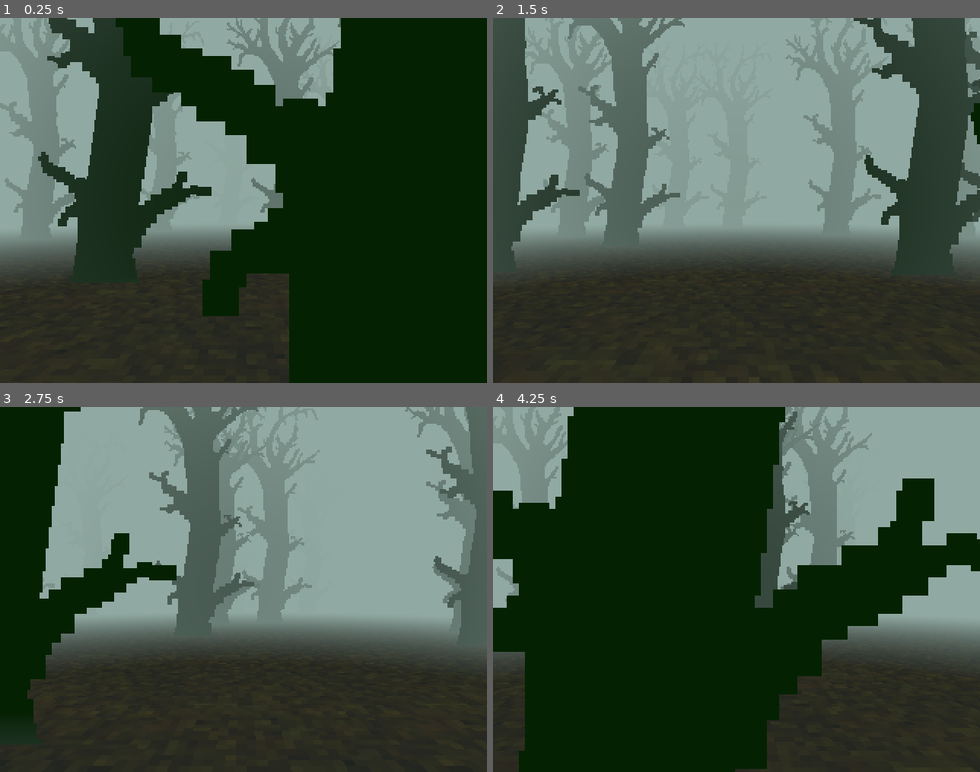
Above: before the commit, frames 1-4 (two rows, left to right).
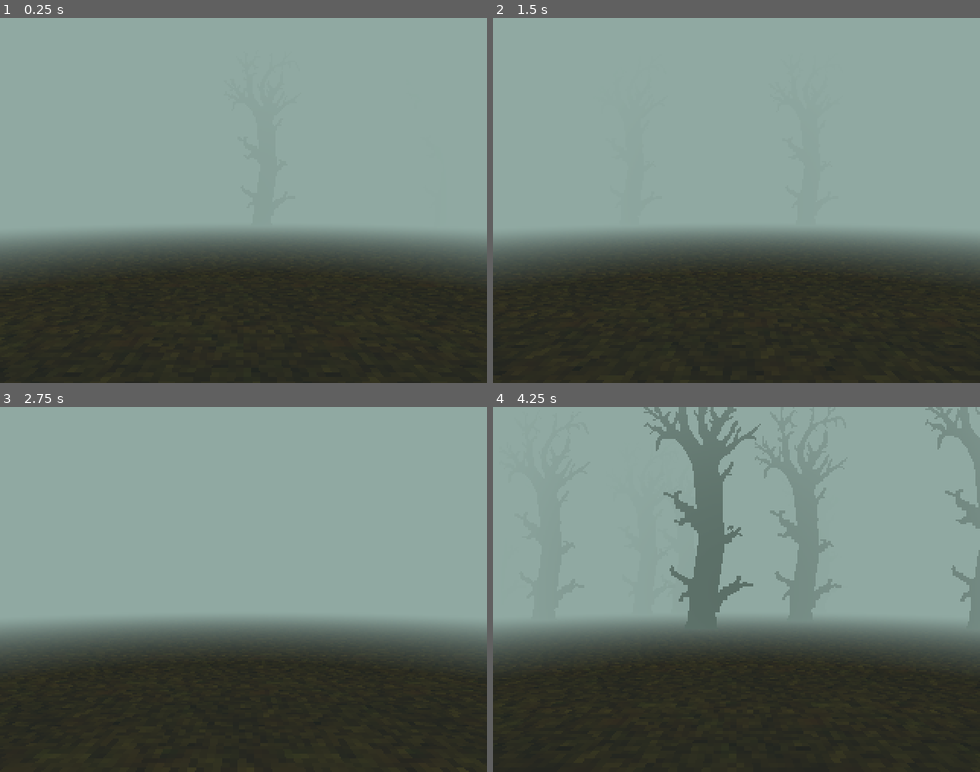
Above: after the commit, the same moments.

Repository: cat-in-the-dark/igrovoe-varenie-5--les
Game: Godot game, scene res://scenes/levels/lvl0_enter_les/lvl0.tscn
Same seed, same stepped clock (60 frames per second), same inputs: the game is played once before the commit and once after it. Before the commit the project starts from res://scenes/levels/level_les.tscn.
Inputs:
- Up to frame 1 (0.25 s): no input
- Up to frame 2 (1.5 s): tap Enter at 0.5 s; hold D (move_right) 0.53-1.28 s; hold S (move_back) from 1.28 s (still down)
- Up to frame 3 (2.75 s): release S (move_back) at 2.03 s; hold D (move_right) from 2.03 s (still down)
- Up to frame 4 (4.25 s): release D (move_right) at 2.78 s; hold W (move_forward) 2.78-3.53 s; hold A (move_left) from 3.53 s (still down)

The runs differ from the first frame. In frame 1, 64% of the frame differs, in the area x 0-100%, y 0-100%; in frame 2, 27%; in frame 3, 27%; in frame 4, 67%.

Commit message:
add levels loop

Diff:
--- a/project.godot
+++ b/project.godot
@@ -10,10 +10,14 @@
 
 [application]
 
-config/name="LES"
-run/main_scene="uid://c8wd1uuswlbq8"
+config/name="les"
+run/main_scene="uid://pjh4ylke5y2m"
 config/features=PackedStringArray("4.5", "GL Compatibility")
 config/icon="uid://0fs7humwd84o"
+
+[autoload]
+
+Events="*res://scripts/events.gd"
 
 [display]
 
--- a/scenes/levels/level_les.tscn
+++ /dev/null
@@ -1,18 +0,0 @@
-[gd_scene load_steps=5 format=3 uid="uid://c8wd1uuswlbq8"]
-
-[ext_resource type="PackedScene" uid="uid://j7dlglxk4m4k" path="res://scenes/main/player/player.tscn" id="1_3bmfn"]
-[ext_resource type="Script" uid="uid://dge7gu6ghq8sq" path="res://scenes/levels/level_les.gd" id="1_canl8"]
-[ext_resource type="Environment" uid="uid://dm4rbg40lrqlb" path="res://scenes/levels/level_les_env.tres" id="2_canl8"]
-[ext_resource type="PackedScene" uid="uid://cwdli0jpslv01" path="res://scenes/main/forest/forest.tscn" id="2_p81bp"]
-
-[node name="Node3D" type="Node3D"]
-script = ExtResource("1_canl8")
-tile_prefab = ExtResource("2_p81bp")
-
-[node name="Player" parent="." instance=ExtResource("1_3bmfn")]
-transform = Transform3D(1, 0, 0, 0, 1, 0, 0, 0, 1, 12.743739, 0, 11.312008)
-
-[node name="WorldEnvironment" type="WorldEnvironment" parent="."]
-environment = ExtResource("2_canl8")
-
-[node name="forest" parent="." instance=ExtResource("2_p81bp")]
--- /dev/null
+++ b/scenes/levels/lvl0_enter_les/lvl0.tscn
@@ -0,0 +1,87 @@
+[gd_scene load_steps=10 format=3 uid="uid://pjh4ylke5y2m"]
+
+[ext_resource type="PackedScene" uid="uid://bebtglkrci4wc" path="res://scenes/main/floor.tscn" id="1_84svu"]
+[ext_resource type="Script" uid="uid://wdt06jext7en" path="res://scenes/levels/lvl0_enter_les/lvl_0.gd" id="1_cmvmp"]
+[ext_resource type="PackedScene" uid="uid://cx10dts3hw0kb" path="res://scenes/main/fade_effect/fade.tscn" id="2_y2ypo"]
+[ext_resource type="PackedScene" uid="uid://j7dlglxk4m4k" path="res://scenes/main/player/player.tscn" id="2_y81wl"]
+[ext_resource type="Environment" uid="uid://dr4yxftv2soyc" path="res://scenes/levels/lvl0_enter_les/lvl0_env.tres" id="3_2oxld"]
+[ext_resource type="PackedScene" uid="uid://8dx8bbyu1cbi" path="res://scenes/main/forest/forest_enter.tscn" id="4_63jjx"]
+
+[sub_resource type="WorldBoundaryShape3D" id="WorldBoundaryShape3D_63jjx"]
+
+[sub_resource type="BoxShape3D" id="BoxShape3D_cmvmp"]
+size = Vector3(1, 1, 48)
+
+[sub_resource type="BoxShape3D" id="BoxShape3D_y2ypo"]
+size = Vector3(24, 1, 1)
+
+[node name="Lvl0" type="Node3D"]
+script = ExtResource("1_cmvmp")
+
+[node name="Fade" parent="." instance=ExtResource("2_y2ypo")]
+
+[node name="floor" parent="." instance=ExtResource("1_84svu")]
+
+[node name="floor2" parent="." instance=ExtResource("1_84svu")]
+transform = Transform3D(1, 0, 0, 0, 1, 0, 0, 0, 1, 24, 0, 0)
+
+[node name="floor3" parent="." instance=ExtResource("1_84svu")]
+transform = Transform3D(1, 0, 0, 0, 1, 0, 0, 0, 1, -24, 0, 0)
+
+[node name="forest" parent="." instance=ExtResource("4_63jjx")]
+transform = Transform3D(1, 0, 0, 0, 1, 0, 0, 0, 1, -12, 0, -36)
+
+[node name="forest2" parent="." instance=ExtResource("4_63jjx")]
+transform = Transform3D(1, 0, 0, 0, 1, 0, 0, 0, 1, -36, 0, -36)
+
+[node name="forest3" parent="." instance=ExtResource("4_63jjx")]
+transform = Transform3D(1, 0, 0, 0, 1, 0, 0, 0, 1, 12, 0, -36)
+
+[node name="forest4" parent="." instance=ExtResource("4_63jjx")]
+transform = Transform3D(1, 0, 0, 0, 1, 0, 0, 0, 1, -12, 0, -60)
+
+[node name="forest5" parent="." instance=ExtResource("4_63jjx")]
+transform = Transform3D(1, 0, 0, 0, 1, 0, 0, 0, 1, -36, 0, -60)
+
+[node name="forest6" parent="." instance=ExtResource("4_63jjx")]
+transform = Transform3D(1, 0, 0, 0, 1, 0, 0, 0, 1, 12, 0, -60)
+
+[node name="Player" parent="." instance=ExtResource("2_y81wl")]
+transform = Transform3D(1, 0, 0, 0, 1, 0, 0, 0, 1, 0, 0, -1.868391)
+
+[node name="WorldEnvironment" type="WorldEnvironment" parent="."]
+environment = ExtResource("3_2oxld")
+
+[node name="Target" type="Area3D" parent="."]
+transform = Transform3D(1, 0, 0, 0, 1, 0, 0, 0, 1, 0, 0, -36)
+collision_layer = 3
+
+[node name="CollisionShape3D" type="CollisionShape3D" parent="Target"]
+transform = Transform3D(1, 0, 0, 0, -4.371139e-08, -1, 0, 1, -4.371139e-08, 0, 0, 0)
+shape = SubResource("WorldBoundaryShape3D_63jjx")
+
+[node name="wall" type="StaticBody3D" parent="."]
+transform = Transform3D(1, 0, 0, 0, 1, 0, 0, 0, 1, -6, 0.5, -12)
+
+[node name="CollisionShape3D" type="CollisionShape3D" parent="wall"]
+shape = SubResource("BoxShape3D_cmvmp")
+
+[node name="wall2" type="StaticBody3D" parent="."]
+transform = Transform3D(1, 0, 0, 0, 1, 0, 0, 0, 1, 6, 0.5, -12)
+
+[node name="CollisionShape3D" type="CollisionShape3D" parent="wall2"]
+shape = SubResource("BoxShape3D_cmvmp")
+
+[node name="wall3" type="StaticBody3D" parent="."]
+transform = Transform3D(1, 0, 0, 0, 1, 0, 0, 0, 1, 0, 0.5, 1.4710541)
+
+[node name="CollisionShape3D" type="CollisionShape3D" parent="wall3"]
+shape = SubResource("BoxShape3D_y2ypo")
+
+[node name="wall4" type="StaticBody3D" parent="."]
+transform = Transform3D(1, 0, 0, 0, 1, 0, 0, 0, 1, 0, 0.5, -36.6)
+
+[node name="CollisionShape3D" type="CollisionShape3D" parent="wall4"]
+shape = SubResource("BoxShape3D_y2ypo")
+
+[connection signal="body_entered" from="Target" to="." method="_on_target_body_entered"]
--- /dev/null
+++ b/scenes/levels/lvl0_enter_les/lvl0_env.tres
@@ -0,0 +1,14 @@
+[gd_resource type="Environment" format=3 uid="uid://dr4yxftv2soyc"]
+
+[resource]
+background_mode = 1
+background_color = Color(0.6666667, 0.6666667, 0.3529412, 1)
+fog_enabled = true
+fog_mode = 1
+fog_light_color = Color(0.51850003, 0.61, 0.584075, 1)
+fog_light_energy = 1.2
+fog_density = 1.0
+fog_height = 0.2
+fog_height_density = 0.2
+fog_depth_begin = 3.0
+fog_depth_end = 15.0
--- /dev/null
+++ b/scenes/levels/lvl0_enter_les/lvl_0.gd
@@ -0,0 +1,21 @@
+extends Node3D
+
+@onready var _animation_player: AnimationPlayer = $Fade/AnimationPlayer
+@onready var player: Player = $Player
+var is_done = false
+
+func _physics_process(_delta: float) -> void:
+	if player.rotation_degrees.y > 15:
+		player.rotation_degrees.y = 15
+	if player.rotation_degrees.y < -15:
+		player.rotation_degrees.y = -15
+
+func on_quest_done():
+	is_done = true
+	_animation_player.play("fade_in")
+	await _animation_player.animation_finished
+	get_tree().change_scene_to_file("res://scenes/levels/lvl1_ les_izba/level_les.tscn")
+
+func _on_target_body_entered(body: Node3D) -> void:
+	if body is Player and not is_done:
+		on_quest_done()
--- /dev/null
+++ b/scenes/levels/lvl1_ les_izba/level_les.gd
@@ -0,0 +1,11 @@
+extends Node
+
+@onready var _animation_player: AnimationPlayer = $CanvasLayer/AnimationPlayer
+
+func _ready() -> void:
+	Events.izba_entered.connect(func on_izba_entered() -> void:
+		await get_tree().create_timer(1.0).timeout
+		_animation_player.play("fade_in")
+		await _animation_player.animation_finished
+		get_tree().change_scene_to_file("res://scenes/levels/lvl0_enter_les/lvl0.tscn")
+	)
--- /dev/null
+++ b/scenes/levels/lvl1_ les_izba/level_les.tscn
@@ -0,0 +1,24 @@
+[gd_scene load_steps=7 format=3 uid="uid://c8wd1uuswlbq8"]
+
+[ext_resource type="PackedScene" uid="uid://j7dlglxk4m4k" path="res://scenes/main/player/player.tscn" id="1_3bmfn"]
+[ext_resource type="Script" uid="uid://dge7gu6ghq8sq" path="res://scripts/tilemap.gd" id="1_canl8"]
+[ext_resource type="Script" uid="uid://ck35q5ghppsw5" path="res://scenes/levels/lvl1_ les_izba/level_les.gd" id="1_w0uos"]
+[ext_resource type="Environment" uid="uid://dm4rbg40lrqlb" path="res://scenes/levels/lvl1_ les_izba/level_les_env.tres" id="2_canl8"]
+[ext_resource type="PackedScene" uid="uid://cwdli0jpslv01" path="res://scenes/main/forest/forest_izba.tscn" id="2_p81bp"]
+[ext_resource type="PackedScene" uid="uid://cx10dts3hw0kb" path="res://scenes/main/fade_effect/fade.tscn" id="5_45ibh"]
+
+[node name="Node3D" type="Node3D"]
+script = ExtResource("1_w0uos")
+
+[node name="Player" parent="." instance=ExtResource("1_3bmfn")]
+transform = Transform3D(1, 0, 0, 0, 1, 0, 0, 0, 1, 1, 0, 1)
+
+[node name="WorldEnvironment" type="WorldEnvironment" parent="."]
+environment = ExtResource("2_canl8")
+
+[node name="ForestGenerator" type="Node3D" parent="." node_paths=PackedStringArray("player")]
+script = ExtResource("1_canl8")
+tile_prefab = ExtResource("2_p81bp")
+player = NodePath("../Player")
+
+[node name="CanvasLayer" parent="." instance=ExtResource("5_45ibh")]
--- a/scenes/levels/level_les_env.tres
+++ b/scenes/levels/lvl1_ les_izba/level_les_env.tres
@@ -7,6 +7,7 @@
 fog_mode = 1
 fog_light_color = Color(0.51850003, 0.61, 0.584075, 1)
 fog_light_energy = 1.2
+fog_density = 1.0
 fog_height = 0.2
 fog_height_density = 0.2
 fog_depth_begin = 3.0
--- /dev/null
+++ b/scenes/main/fade_effect/fade.tscn
@@ -0,0 +1,52 @@
+[gd_scene load_steps=4 format=3 uid="uid://cx10dts3hw0kb"]
+
+[sub_resource type="Animation" id="Animation_y2ypo"]
+resource_name = "fade_in"
+tracks/0/type = "value"
+tracks/0/imported = false
+tracks/0/enabled = true
+tracks/0/path = NodePath("ColorRect:color")
+tracks/0/interp = 1
+tracks/0/loop_wrap = true
+tracks/0/keys = {
+"times": PackedFloat32Array(0, 1),
+"transitions": PackedFloat32Array(1, 1),
+"update": 0,
+"values": [Color(0, 0, 0, 0), Color(0, 0, 0, 1)]
+}
+
+[sub_resource type="Animation" id="Animation_4jfrv"]
+length = 0.001
+tracks/0/type = "value"
+tracks/0/imported = false
+tracks/0/enabled = true
+tracks/0/path = NodePath("ColorRect:color")
+tracks/0/interp = 1
+tracks/0/loop_wrap = true
+tracks/0/keys = {
+"times": PackedFloat32Array(0),
+"transitions": PackedFloat32Array(1),
+"update": 0,
+"values": [Color(0, 0, 0, 0)]
+}
+
+[sub_resource type="AnimationLibrary" id="AnimationLibrary_4jfrv"]
+_data = {
+&"RESET": SubResource("Animation_4jfrv"),
+&"fade_in": SubResource("Animation_y2ypo")
+}
+
+[node name="CanvasLayer" type="CanvasLayer"]
+
+[node name="ColorRect" type="ColorRect" parent="."]
+anchors_preset = 15
+anchor_right = 1.0
+anchor_bottom = 1.0
+grow_horizontal = 2
+grow_vertical = 2
+color = Color(0, 0, 0, 0)
+
+[node name="AnimationPlayer" type="AnimationPlayer" parent="."]
+libraries = {
+&"": SubResource("AnimationLibrary_4jfrv")
+}
--- /dev/null
+++ b/scenes/main/floor.tscn
@@ -0,0 +1,11 @@
+[gd_scene load_steps=3 format=3 uid="uid://bebtglkrci4wc"]
+
+[ext_resource type="Material" uid="uid://bqkcf5x3gf0co" path="res://resources/leaves/leaves.tres" id="1_pvist"]
+
+[sub_resource type="PlaneMesh" id="PlaneMesh_2j70g"]
+material = ExtResource("1_pvist")
+size = Vector2(24, 24)
+
+[node name="floor" type="MeshInstance3D"]
+mesh = SubResource("PlaneMesh_2j70g")
+skeleton = NodePath("../..")
--- a/scenes/main/forest/forest.tscn
+++ /dev/null
@@ -1,20 +0,0 @@
-[gd_scene load_steps=5 format=3 uid="uid://cwdli0jpslv01"]
-
-[ext_resource type="Script" uid="uid://ix63wx07aw2p" path="res://scenes/main/forest/generator.gd" id="1_upibj"]
-[ext_resource type="PackedScene" uid="uid://b3is738jkgolj" path="res://scenes/main/izba/izba_door.tscn" id="3_2t7pk"]
-[ext_resource type="Material" uid="uid://bqkcf5x3gf0co" path="res://resources/leaves/leaves.tres" id="3_cc8ww"]
-
-[sub_resource type="PlaneMesh" id="PlaneMesh_2j70g"]
-material = ExtResource("3_cc8ww")
-size = Vector2(32, 32)
-
-[node name="forest" type="Node3D"]
-script = ExtResource("1_upibj")
-
-[node name="floor" type="MeshInstance3D" parent="."]
-transform = Transform3D(1, 0, 0, 0, 1, 0, 0, 0, 1, 16, 0, 16)
-mesh = SubResource("PlaneMesh_2j70g")
-skeleton = NodePath("../..")
-
-[node name="IzbaDoor" parent="." instance=ExtResource("3_2t7pk")]
-transform = Transform3D(1, 0, 0, 0, 1, 0, 0, 0, 1, 16, 0, 16)
--- /dev/null
+++ b/scenes/main/forest/forest_enter.tscn
@@ -0,0 +1,10 @@
+[gd_scene load_steps=3 format=3 uid="uid://8dx8bbyu1cbi"]
+
+[ext_resource type="Script" uid="uid://ix63wx07aw2p" path="res://scenes/main/forest/generator.gd" id="1_hjrhf"]
+[ext_resource type="PackedScene" uid="uid://bebtglkrci4wc" path="res://scenes/main/floor.tscn" id="2_u258d"]
+
+[node name="forest" type="Node3D"]
+script = ExtResource("1_hjrhf")
+
+[node name="floor" parent="." instance=ExtResource("2_u258d")]
+transform = Transform3D(1, 0, 0, 0, 1, 0, 0, 0, 1, 12, 0, 12)
--- /dev/null
+++ b/scenes/main/forest/forest_izba.tscn
@@ -0,0 +1,14 @@
+[gd_scene load_steps=4 format=3 uid="uid://cwdli0jpslv01"]
+
+[ext_resource type="Script" uid="uid://ix63wx07aw2p" path="res://scenes/main/forest/generator.gd" id="1_upibj"]
+[ext_resource type="PackedScene" uid="uid://bebtglkrci4wc" path="res://scenes/main/floor.tscn" id="2_2t7pk"]
+[ext_resource type="PackedScene" uid="uid://b3is738jkgolj" path="res://scenes/main/izba/izba_door.tscn" id="3_2t7pk"]
+
+[node name="forest" type="Node3D"]
+script = ExtResource("1_upibj")
+
+[node name="floor" parent="." instance=ExtResource("2_2t7pk")]
+transform = Transform3D(1, 0, 0, 0, 1, 0, 0, 0, 1, 12, 0, 12)
+
+[node name="IzbaDoor" parent="." instance=ExtResource("3_2t7pk")]
+transform = Transform3D(1, 0, 0, 0, 1, 0, 0, 0, 1, 12, 0, 12)
--- a/scenes/main/forest/generator.gd
+++ b/scenes/main/forest/generator.gd
@@ -3,9 +3,9 @@
 
 @onready var tree_prefab: PackedScene = preload("res://scenes/main/trees/tree.tscn")
 
-@export var size: float = 32
-@export var spacing: float = 4
-@export var jitter: float = 1
+var size: float = 24
+var spacing: float = 4
+var jitter: float = 1
 
 func generate_points(x: float, y: float) -> Array[Vector2]:
 	var points: Array[Vector2] = []
--- /dev/null
+++ b/scenes/main/izba/izba_door.gd
@@ -0,0 +1,8 @@
+class_name IzbaDoor
+extends Node3D
+
+func _on_area_3d_body_entered(body: Node3D) -> void:
+	if body is Player:
+		# enter in backward movement
+		if body.move_input.y >= 0.90:
+			Events.izba_entered.emit()
--- a/scenes/main/izba/izba_door.tscn
+++ b/scenes/main/izba/izba_door.tscn
@@ -1,12 +1,15 @@
-[gd_scene load_steps=3 format=3 uid="uid://b3is738jkgolj"]
+[gd_scene load_steps=4 format=3 uid="uid://b3is738jkgolj"]
 
 [ext_resource type="Texture2D" uid="uid://cmslnu342v2sb" path="res://resources/izba/izba.png" id="1_4jxbv"]
+[ext_resource type="Script" uid="uid://db8gf5orxm3wl" path="res://scenes/main/izba/izba_door.gd" id="1_l5a2t"]
 
 [sub_resource type="BoxShape3D" id="BoxShape3D_4jxbv"]
 
 [node name="IzbaDoor" type="Node3D"]
+script = ExtResource("1_l5a2t")
 
 [node name="Area3D" type="Area3D" parent="."]
+collision_layer = 3
 
 [node name="CollisionShape3D" type="CollisionShape3D" parent="Area3D"]
 shape = SubResource("BoxShape3D_4jxbv")
@@ -20,3 +23,5 @@
 texture = ExtResource("1_4jxbv")
 region_enabled = true
 region_rect = Rect2(8, 0, 48, 64)
+
+[connection signal="body_entered" from="Area3D" to="." method="_on_area_3d_body_entered"]
--- a/scenes/main/player/player.gd
+++ b/scenes/main/player/player.gd
@@ -10,6 +10,9 @@
 @export var move_speed := 8.0
 ## Ground movement acceleration in meters per second squared.
 @export var acceleration := 20.0
+
+# save this for izba backward movement detection
+var move_input: Vector2 = Vector2.ZERO
 
 func _move_cmd() -> Vector2:
 	return Input.get_vector("move_left", "move_right", "move_forward", "move_back", 0.4)
@@ -25,7 +28,7 @@
 	return Vector3(_camera_input_direction.y, _camera_input_direction.x, 0)
 
 func _handle_move_direction() -> Vector3:
-	var move_input := self._move_cmd()
+	move_input = self._move_cmd()
 	var forward := _camera.global_basis.z
 	var right := _camera.global_basis.x
 	var move_direction := forward * move_input.y + right * move_input.x
@@ -33,7 +36,7 @@
 	move_direction = move_direction.normalized()
 	return move_direction
 
-func _process(delta: float) -> void:
+func _physics_process(delta: float) -> void:
 	var rot_dir = _handle_camera_joystic_move()
 	self.global_rotation += rot_dir * delta
 
@@ -41,3 +44,8 @@
 	velocity = velocity.move_toward(move_dir * move_speed, acceleration * delta)
 
 	move_and_slide()
+
+func _ready() -> void:
+	Events.izba_entered.connect(func on_izba_reached() -> void:
+		set_physics_process(false)
+	)
--- a/scenes/main/player/player.tscn
+++ b/scenes/main/player/player.tscn
@@ -6,6 +6,7 @@
 height = 1.2
 
 [node name="Player" type="CharacterBody3D"]
+collision_layer = 3
 script = ExtResource("1_oul6g")
 
 [node name="Camera3D" type="Camera3D" parent="."]
--- /dev/null
+++ b/scripts/events.gd
@@ -0,0 +1,3 @@
+extends Node
+
+signal izba_entered
--- a/scenes/levels/level_les.gd
+++ b/scripts/tilemap.gd
@@ -1,9 +1,9 @@
+class_name TilemapGenerator
 extends Node3D
 
-@export var tile_size: int = 32
+@export var tile_size: int = 24
 @export var tile_prefab: PackedScene
-
-@onready var player: Node3D = $Player
+@export var player: Player
 
 var tiles: Dictionary[Vector2i, Tile] = {}
 
@@ -23,13 +23,12 @@
 
 func spawn_tile(idx: Vector2i):
 	if tiles.get(idx):
-		print("Already has a tile here...")
 		return
 	var tile: Node3D = tile_prefab.instantiate()
+	tile.size = tile_size
 	self.add_child(tile)
 	tile.position = tile_index_to_world(idx)
 	tiles[idx] = tile
-	print("New tile at ", idx, " total: ", len(tiles))
 
 func _process(_delta: float) -> void:
 	var player_tile = world_to_tile_index(player.position)
@@ -39,7 +38,6 @@
 		if abs(idx_delta.x) >= 2 or abs(idx_delta.y) >= 2:
 			remove_child(tiles[idx])
 			tiles.erase(idx)
-			print('Deleted child ', idx)
 
 	for i in range(player_tile.x - 1, player_tile.x + 2):
 		for j in range(player_tile.y - 1, player_tile.y + 2):
Not shown, added: resources/audio/arfa.ogg.import
Not shown, added: resources/audio/bells.ogg.import
Not shown, added: resources/audio/golosa.ogg.import
Not shown, added: resources/audio/main.ogg.import
Not shown: 1 places in resources/leaves/leaves.tres that only renumber resources
Not shown, added: scenes/levels/lvl0_enter_les/lvl_0.gd.uid
Not shown, added: scenes/levels/lvl1_ les_izba/level_les.gd.uid
Not shown, added: scenes/main/izba/izba_door.gd.uid
Not shown, added: scripts/events.gd.uid
Renamed: scenes/levels/level_les.gd.uid -> scripts/tilemap.gd.uid
Not shown, added: resources/audio/arfa.ogg
Not shown, added: resources/audio/bells.ogg
(and 2 more such lines)
